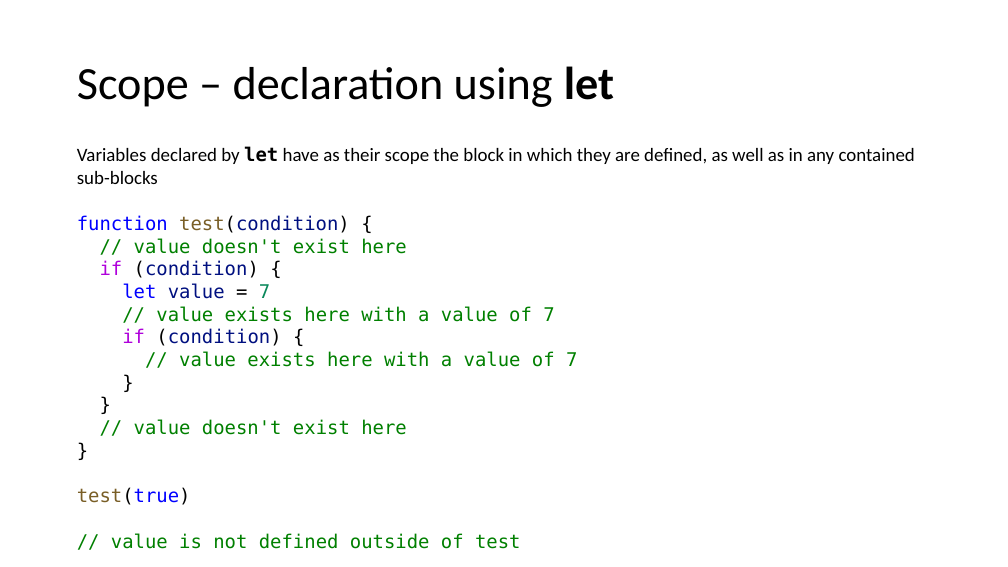
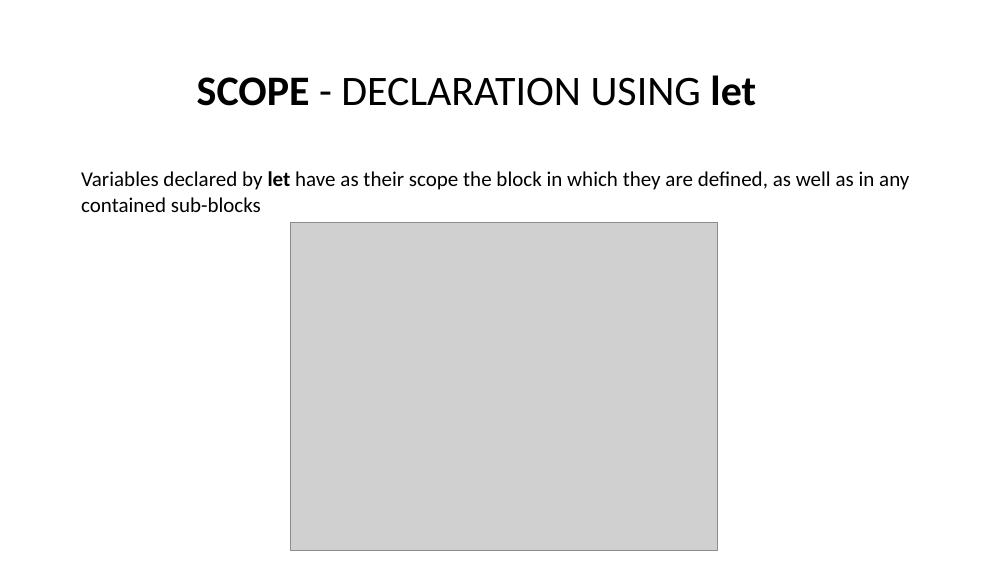
Before and after one commit to NickNaso/nodejs-tsw-2017, a slide deck: slide 19 of slides/nodejs-from-zero-to-hero.pptx (slide 20 before the commit). Drawn at 1008x567 pixels with LibreOffice and Linux fonts; fonts in the diff are those of the drawing; grey boxes stand for pictures. Boxes give left, top, right and bottom in pixels: in the first picture for what was removed or moved away, otherwise in the second. Text is boxed around its words. In the diff, an @@ line names an element or a change of style, - is before the commit and + after.

```diff
--- a/slides/nodejs-from-zero-to-hero.pptx
+++ b/slides/nodejs-from-zero-to-hero.pptx
@@ text "SCOPE - DECLARATION USING let" at box(197, 75, 756, 106): vertical alignment middle to top @@
@@ text at box(197, 75, 756, 106): text changed; size 44 to 40 pt @@
-Scope – declaration using let
+SCOPE - DECLARATION USING let
@@ text "Variables declared by let have ...": place and size @@
-text "Variables declared by let have ..." at box(77, 146, 915, 184)
+text "Variables declared by let have ..." at box(81, 171, 909, 212)
@@ text "Variables declared by let have ..." at box(81, 171, 909, 212): size 18 to 20 pt; font DejaVu Sans Mono to Calibri in "let" @@
@@ text removed at box(77, 215, 577, 549) @@
-function test(condition) {
-// value doesn't exist here
-if (condition) {
-let value = 7
-// value exists here with a value of 7
-if (condition) {
-// value exists here with a value of 7
-}
-}
-// value doesn't exist here
-}
-test(true)
-// value is not defined outside of test
@@ picture added at box(290, 222, 718, 551) @@
```
Also in this commit, not shown: 11 other slides changed, 7 slides added, 8 slides removed, 1 other file.
